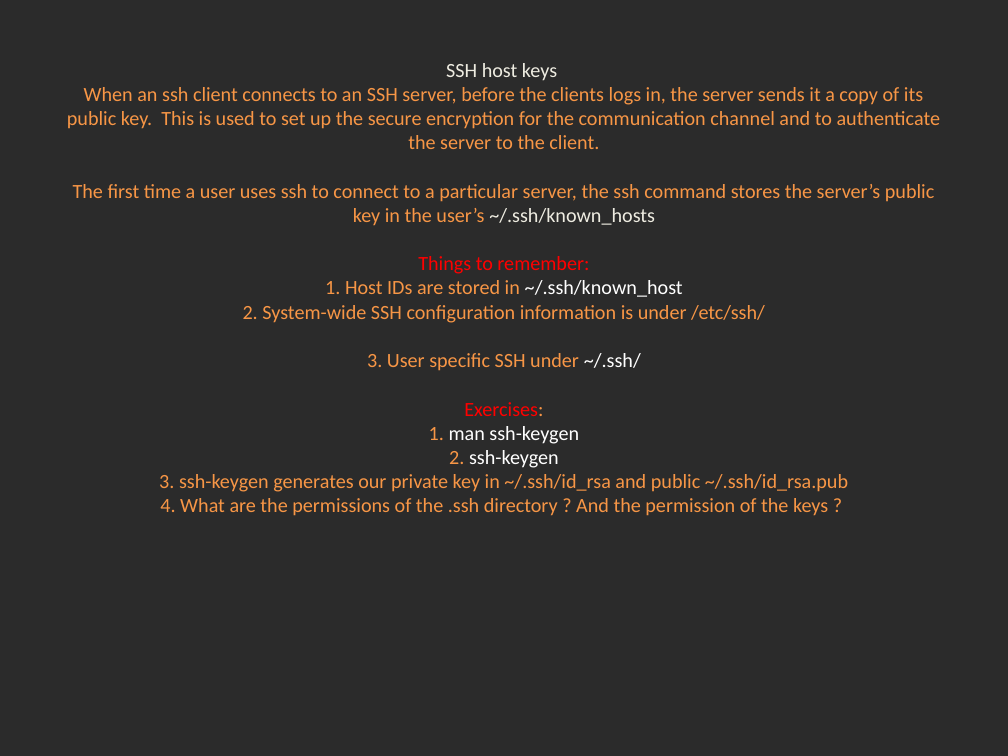
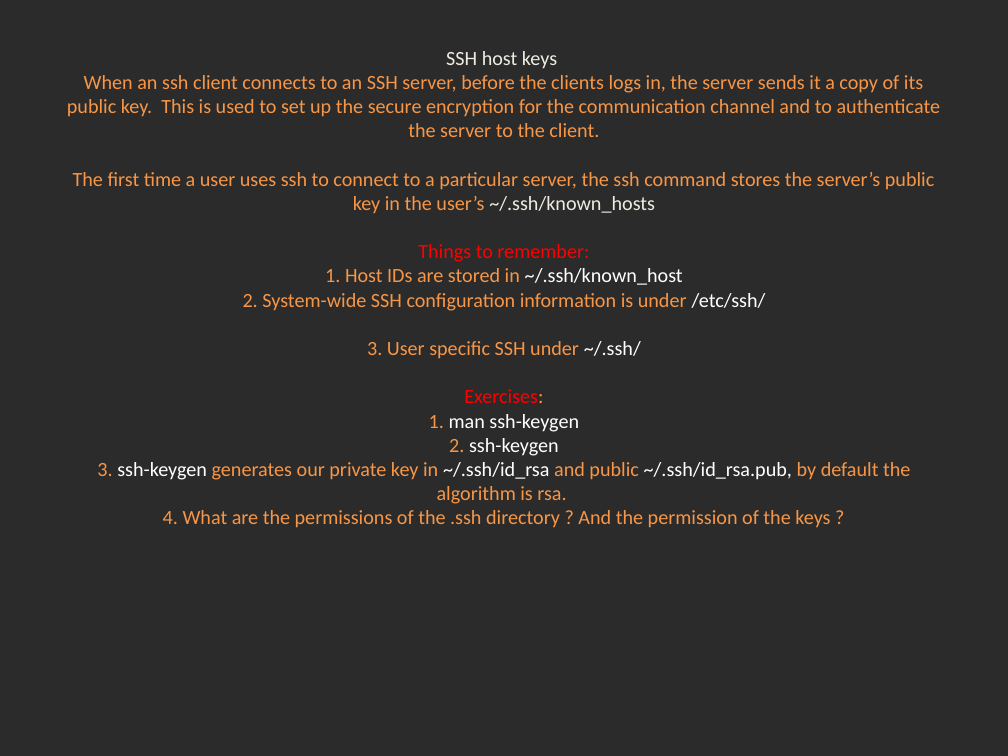
Before and after one commit to Academy-Soft-Intellect/Linux-Course, a slide deck: slide 2 of 12.SSH_NFS_SAMBA/12-SSH_NFS_SAMBA.pptx. Drawn at 1008x756 pixels with LibreOffice and Linux fonts; fonts in the diff are those of the drawing; background and template pictures are left out; a plain dark background stands for a picture behind light text. Boxes give left, top, right and bottom in pixels: in the first picture for what was removed or moved away, otherwise in the second. Text is boxed around its words. In the diff, an @@ line names an element or a change of style, - is before the commit and + after.

```diff
--- a/12.SSH_NFS_SAMBA/12-SSH_NFS_SAMBA.pptx
+++ b/12.SSH_NFS_SAMBA/12-SSH_NFS_SAMBA.pptx
@@ title at [67,51,941,528]: text changed @@
-SSH host keys
-When an ssh client connects to an SSH server, before the clients logs in, the server sends it a copy of its public key. This is used to set up the secure encryption for the communication channel and to authenticate the server to the client.
-The first time a user uses ssh to connect to a particular server, the ssh command stores the server’s public key in the user’s ~/.ssh/known_hosts
-Things to remember:
-1. Host IDs are stored in ~/.ssh/known_host
-2. System-wide SSH configuration information is under /etc/ssh/
-3. User specific SSH under ~/.ssh/
-Exercises:
-1. man ssh-keygen
-2. ssh-keygen
-3. ssh-keygen generates our private key in ~/.ssh/id_rsa and public ~/.ssh/id_rsa.pub
-4. What are the permissions of the .ssh directory ? And the permission of the keys ?
+SSH host keys
+When an ssh client connects to an SSH server, before the clients logs in, the server sends it a copy of its public key. This is used to set up the secure encryption for the communication channel and to authenticate the server to the client.
+The first time a user uses ssh to connect to a particular server, the ssh command stores the server’s public key in the user’s ~/.ssh/known_hosts
+Things to remember:
+1. Host IDs are stored in ~/.ssh/known_host
+2. System-wide SSH configuration information is under /etc/ssh/
+3. User specific SSH under ~/.ssh/
+Exercises:
+1. man ssh-keygen
+2. ssh-keygen
+3. ssh-keygen generates our private key in ~/.ssh/id_rsa and public ~/.ssh/id_rsa.pub, by default the algorithm is rsa.
+4. What are the permissions of the .ssh directory ? And the permission of the keys ?
```
Also in this commit, not shown: 5 other slides changed, 1 other file.
